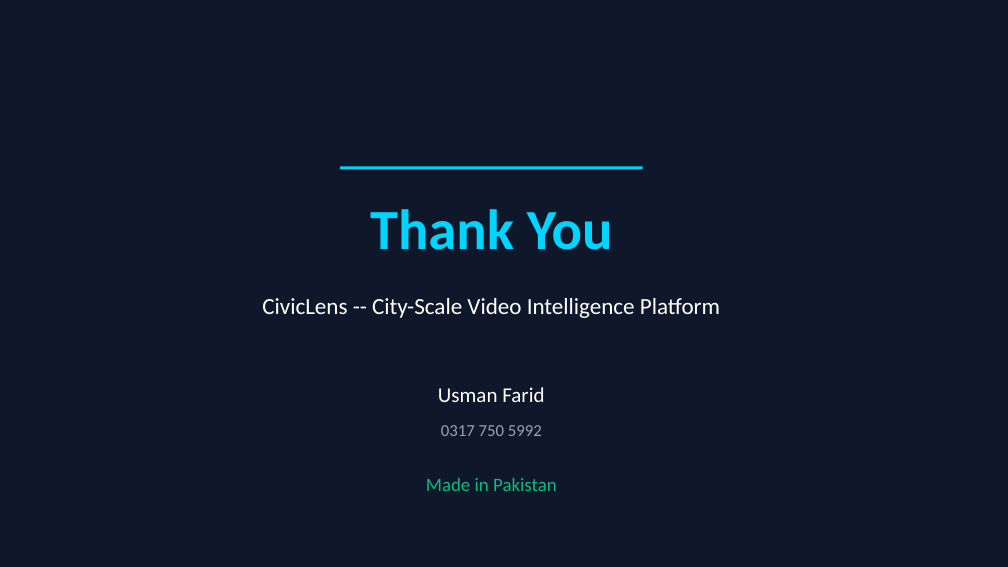
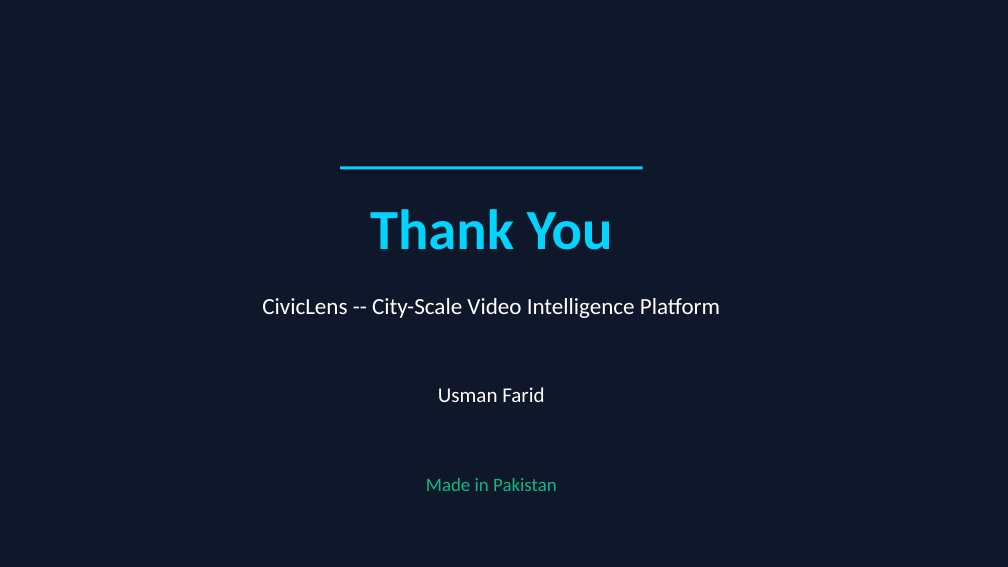
Before and after one commit to Usman-raja/civiclens, a slide deck: slide 12 of CivicLens-Hackathon-Presentation.pptx. Drawn at 1008x567 pixels with LibreOffice and Linux fonts; fonts in the diff are those of the drawing. Boxes give left, top, right and bottom in pixels: in the first picture for what was removed or moved away, otherwise in the second. Text is boxed around its words. In the diff, an @@ line names an element or a change of style, - is before the commit and + after.

```diff
--- a/CivicLens-Hackathon-Presentation.pptx
+++ b/CivicLens-Hackathon-Presentation.pptx
@@ text removed at (x1=441, y1=425, x2=542, y2=436) @@
-0317 750 5992
```
Also in this commit, not shown: 8 other files.
